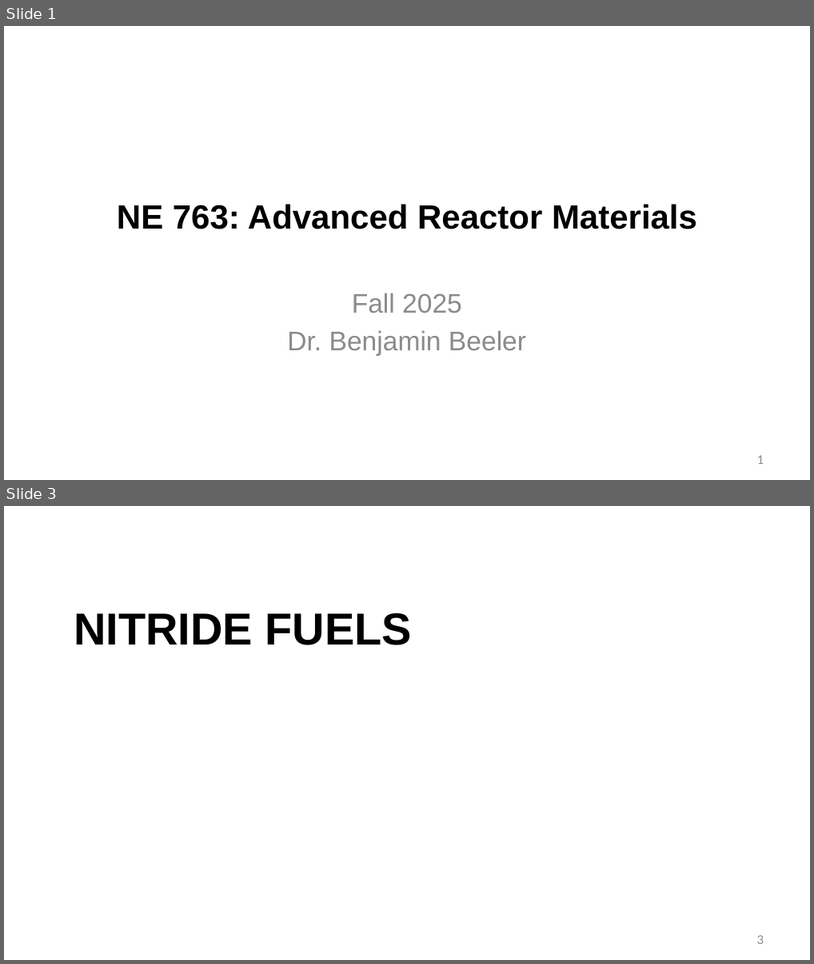
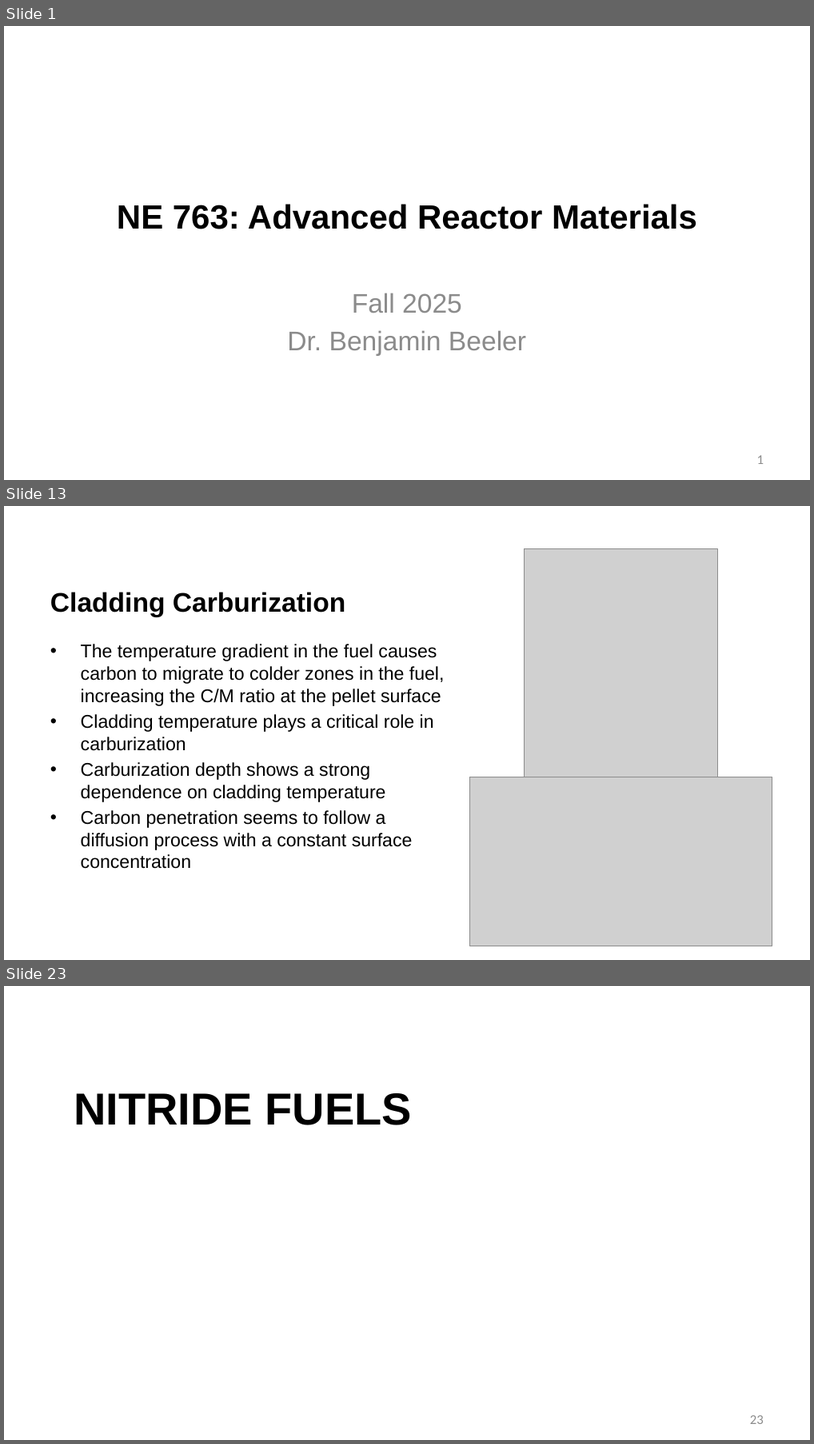
Before and after one commit to benbeeler/TEACHING, a slide deck: Advanced Reactor Materials/Fall2025/Lec16_carbide_nitride.pptx. Shown one above the other, each under a label of ours: slides 1 and 3 before the commit, slides 1, 13 and 23 after it; the slides between them are not shown. The pictures are 814x964 and 814x1444 pixels, drawn with LibreOffice and Linux fonts; fonts in the diff are those of the drawing; grey boxes stand for pictures; background and template pictures are left out. Boxes give left, top, right and bottom in pixels: in the first picture for what was removed or moved away, otherwise in the second. Text is boxed around its words. In the diff, an @@ line names an element or a change of style, - is before the commit and + after.

```diff
--- a/Advanced Reactor Materials/Fall2025/Lec16_carbide_nitride.pptx
+++ b/Advanced Reactor Materials/Fall2025/Lec16_carbide_nitride.pptx
@@ slide 13 added at [4, 506, 810, 960], background #FFFFFF @@
@@ picture added at [524, 549, 718, 782] @@
@@ title added at [50, 592, 346, 617], 32 pt, text #000000, bold @@
+Cladding Carburization
@@ text added at [81, 644, 445, 868], 22 pt, text #000000 @@
+• The temperature gradient in the fuel causes carbon to migrate to colder zones in the fuel, increasing the C/M ratio at the pellet surface
+• Cladding temperature plays a critical role in carburization
+• Carburization depth shows a strong dependence on cladding temperature
+• Carbon penetration seems to follow a diffusion process with a constant surface concentration
@@ picture added at [470, 776, 773, 945] @@
@@ page number added at [750, 945, 764, 947], 16 pt, text #8C8C8C @@
+13
@@ what was slide 3 is now slide 23 @@
@@ page number at [750, 1415, 764, 1424]: text changed @@
-3
+23
```
Also in this commit, not shown: 2 slides changed, 18 other slides added, 7 slides removed, 15 other files.
